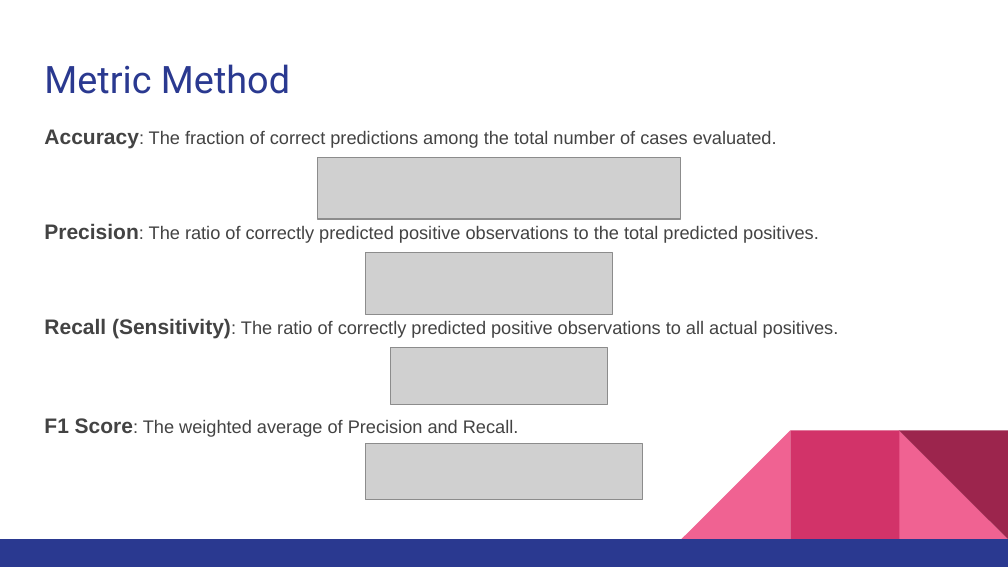
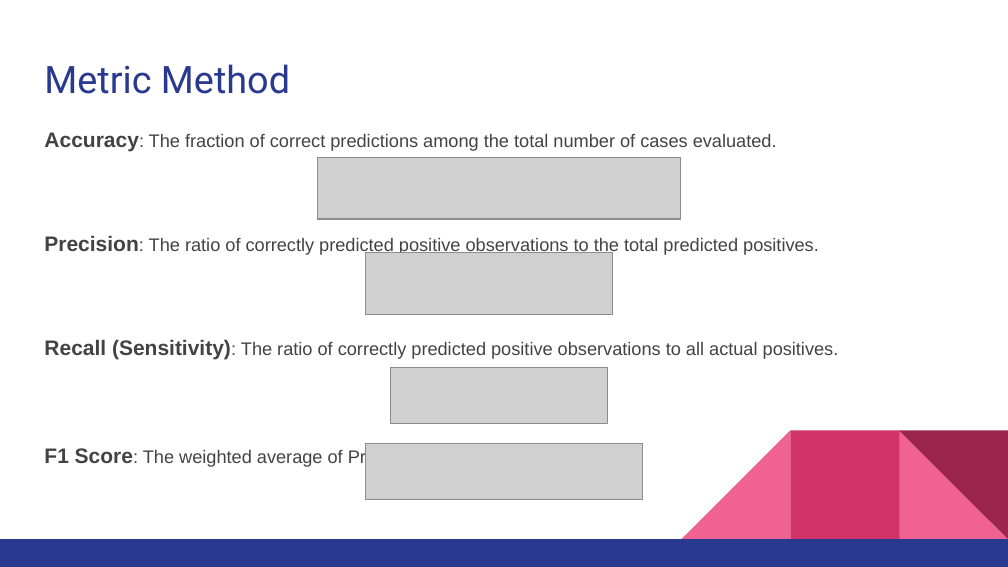
Before and after one commit to kevin00hu/CIS-5300-final-project, a slide deck: slide 5 of milestone 4/Fake News Detection.pptx. Drawn at 1008x567 pixels with LibreOffice and Linux fonts; fonts in the diff are those of the drawing; grey boxes stand for pictures. Boxes give left, top, right and bottom in pixels: in the first picture for what was removed or moved away, otherwise in the second. Text is boxed around its words. In the diff, an @@ line names an element or a change of style, - is before the commit and + after.

```diff
--- a/milestone 4/Fake News Detection.pptx
+++ b/milestone 4/Fake News Detection.pptx
@@ text "Accuracy: The fraction of correct ..." at (44,132,839,467): line spacing 1.05 to 1.15 @@
@@ picture: place and size @@
-picture at (391,348,608,404)
+picture at (391,368,608,424)
```
Also in this commit, not shown: 3 other slides changed.
